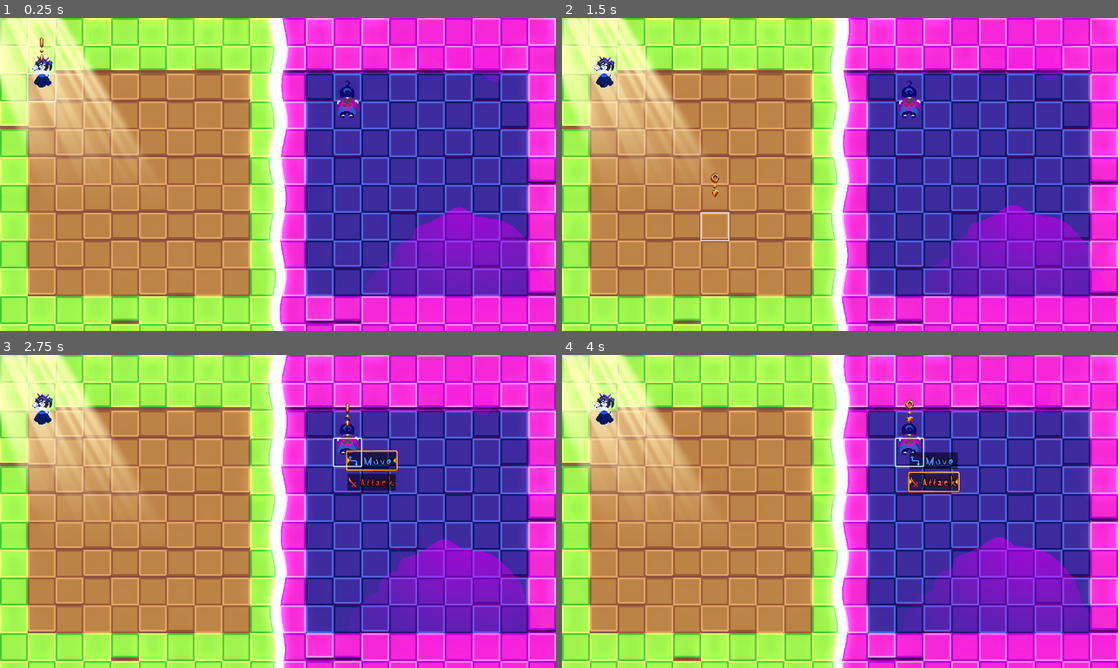
Above: before the commit, frames 1-4 (two rows, left to right).
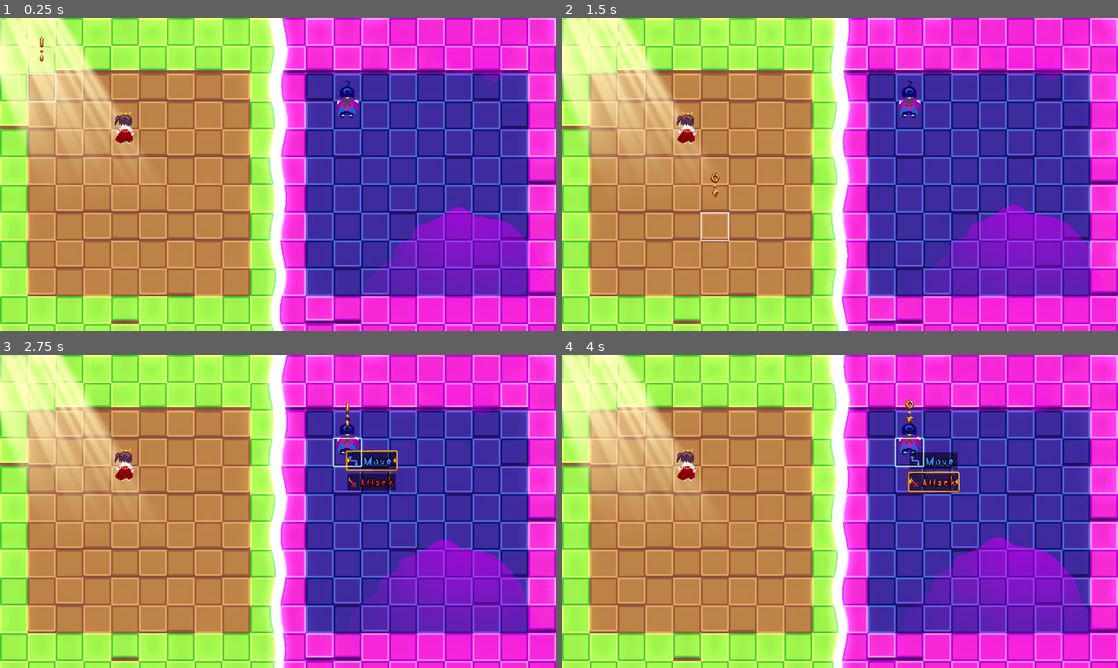
Above: after the commit, the same moments.

Repository: ACristoff/godotwild75
Game: Godot game, scene res://Game/game_manager.tscn
Two runs of this game, one before a commit and one after it. Both use one fixed random seed, a clock stepped at 60 frames per second and the inputs below.
Inputs (mouse positions are in pixels of both pictures, inside the frame that each line leads up to):
- Up to frame 1 (0.25 s): no input
- Up to frame 2 (1.5 s): tap Enter (ui_accept) at 0.5, 0.77 s; move the mouse to (962, 158) at 0.52 s; press the mouse at (962, 158) at 0.53 s; hold Right (ui_right) 0.53-1.28 s; move the mouse to (728, 190) at 1.27 s; release the mouse at (728, 190) at 1.28 s; hold Down (ui_down) from 1.28 s (still down); click (728, 190) at 1.35 s
- Up to frame 3 (2.75 s): tap Enter (ui_accept) at 1.52 s; move the mouse to (333, 442) at 2.02 s; release Down (ui_down) at 2.03 s; press the mouse at (333, 442) at 2.03 s; hold Right (ui_right) from 2.03 s (still down)
- Up to frame 4 (4 s): release Right (ui_right) at 2.75 s; release the mouse at (895, 442) at 2.75 s; click "Move" at 2.75 s; click "Attack" at 3.5 s

The runs differ from the first frame. In frame 1, 0.5% of the frame differs, in the area x 5-25%, y 12-41%; in frame 2, 0.5%; in frame 3, 0.5%; in frame 4, 0.5%.

Commit message:
redoing debug scene

Diff:
--- a/Game/Data/Levels/debug_level.tscn
+++ b/Game/Data/Levels/debug_level.tscn
@@ -1,11 +1,11 @@
 [gd_scene load_steps=7 format=3 uid="uid://dskshrij31rv2"]
 
-[ext_resource type="PackedScene" uid="uid://hqcychtuc805" path="res://Game/Characters/unit_base.tscn" id="1_qvwdw"]
 [ext_resource type="Script" path="res://Game/Data/battle_manager.gd" id="1_uyhos"]
 [ext_resource type="PackedScene" uid="uid://gcdapkkqr808" path="res://Game/World/environment.tscn" id="2_p8do1"]
 [ext_resource type="PackedScene" uid="uid://d1rww8eno83bs" path="res://Game/Data/Cursor/cursor.tscn" id="2_pogwr"]
-[ext_resource type="PackedScene" path="res://Game/Data/unit_path.tscn" id="4_feshh"]
+[ext_resource type="PackedScene" uid="uid://copviu6p757h8" path="res://Game/Data/unit_path.tscn" id="4_feshh"]
 [ext_resource type="PackedScene" uid="uid://cx4kwdcn8ymig" path="res://Game/Characters/player_unit.tscn" id="5_sf2un"]
+[ext_resource type="PackedScene" uid="uid://2nbe138odbl8" path="res://Game/Characters/miko_unit.tscn" id="6_ichhw"]
 
 [node name="DebugLevel" type="Node2D"]
 y_sort_enabled = true
@@ -19,11 +19,11 @@
 [node name="PlayerUnit" parent="." instance=ExtResource("5_sf2un")]
 position = Vector2(801, 240)
 
-[node name="UnitBase" parent="." instance=ExtResource("1_qvwdw")]
-y_sort_enabled = false
-
 [node name="Cursor" parent="." instance=ExtResource("2_pogwr")]
 position = Vector2(96, 160)
 
+[node name="MikoUnit" parent="." instance=ExtResource("6_ichhw")]
+position = Vector2(299, 297)
+
 [connection signal="accept_pressed" from="Cursor" to="." method="_on_cursor_accept_pressed"]
 [connection signal="moved" from="Cursor" to="." method="_on_cursor_moved"]
--- /dev/null
+++ b/Game/UI/action_select.tscn
@@ -0,0 +1,59 @@
+[gd_scene load_steps=7 format=3 uid="uid://7upsmtrof85o"]
+
+[ext_resource type="Script" path="res://Game/UI/turn_action_button.gd" id="1_7o3yn"]
+[ext_resource type="Theme" uid="uid://b1i1vgp6mmqn5" path="res://Assets/Themes/Buttons.tres" id="2_t8em4"]
+[ext_resource type="Texture2D" uid="uid://dipb1eh6q500v" path="res://Assets/UserInterface/Gameplay/FightIcon.png" id="3_p6aa5"]
+[ext_resource type="Texture2D" uid="uid://dtb7dx7u0jowt" path="res://Assets/UserInterface/Gameplay/GoldSelection.png" id="4_yrgo7"]
+[ext_resource type="AudioStream" uid="uid://c2xq3x4j7p7fi" path="res://Assets/Audio/UI/glass_006.ogg" id="5_16g6k"]
+[ext_resource type="AudioStream" uid="uid://c22aajxja72kj" path="res://Assets/Audio/UI/glass_004.ogg" id="6_0h1ao"]
+
+[node name="action_select" type="Node2D"]
+script = ExtResource("1_7o3yn")
+
+[node name="move" type="Button" parent="."]
+offset_right = 111.0
+offset_bottom = 39.0
+theme = ExtResource("2_t8em4")
+theme_override_colors/font_outline_color = Color(0, 0, 0, 1)
+theme_override_constants/outline_size = 7
+theme_override_constants/icon_max_width = 25
+theme_override_font_sizes/font_size = 38
+text = "Move"
+expand_icon = true
+
+[node name="attack" type="Button" parent="."]
+offset_top = 49.0
+offset_right = 111.0
+offset_bottom = 88.0
+theme = ExtResource("2_t8em4")
+theme_override_colors/font_hover_pressed_color = Color(0.776471, 0.168627, 0.168627, 1)
+theme_override_colors/font_hover_color = Color(0.94, 0.368167, 0.2538, 1)
+theme_override_colors/font_pressed_color = Color(0.776471, 0.168627, 0.168627, 1)
+theme_override_colors/font_focus_color = Color(0.776471, 0.168627, 0.168627, 1)
+theme_override_colors/font_color = Color(0.776471, 0.168627, 0.168627, 1)
+theme_override_colors/font_outline_color = Color(0, 0, 0, 1)
+theme_override_constants/outline_size = 7
+theme_override_constants/icon_max_width = 25
+theme_override_font_sizes/font_size = 38
+text = "Attack"
+icon = ExtResource("3_p6aa5")
+expand_icon = true
+
+[node name="GoldSelection" type="Sprite2D" parent="."]
+position = Vector2(-3.8147e-06, -1.90735e-06)
+scale = Vector2(0.995868, 0.989796)
+texture = ExtResource("4_yrgo7")
+offset = Vector2(55.4793, 19.9536)
+
+[node name="switch_sound" type="AudioStreamPlayer2D" parent="."]
+stream = ExtResource("5_16g6k")
+
+[node name="select_sound" type="AudioStreamPlayer2D" parent="."]
+stream = ExtResource("6_0h1ao")
+volume_db = -0.99
+pitch_scale = 0.77
+
+[connection signal="mouse_entered" from="move" to="." method="_on_move_mouse_entered"]
+[connection signal="pressed" from="move" to="." method="_on_move_pressed"]
+[connection signal="mouse_entered" from="attack" to="." method="_on_attack_mouse_entered"]
+[connection signal="pressed" from="attack" to="." method="_on_attack_pressed"]
Not shown: 1 places in Game/Characters/player_unit.tscn that only renumber resources
